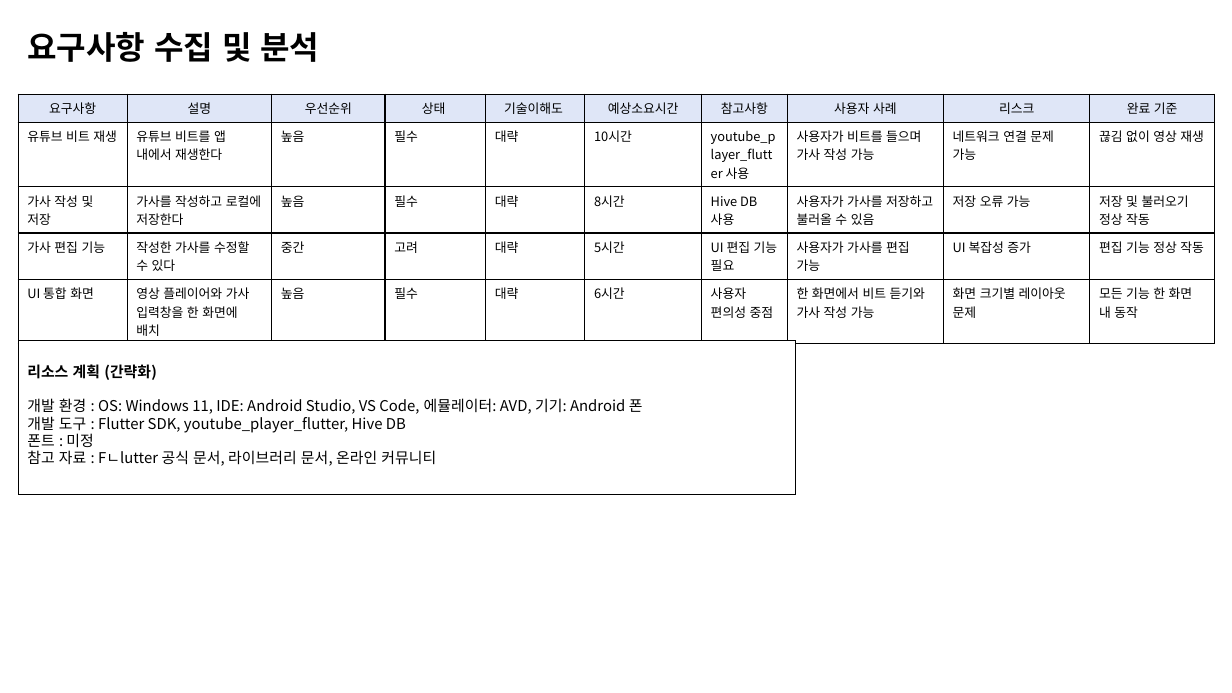
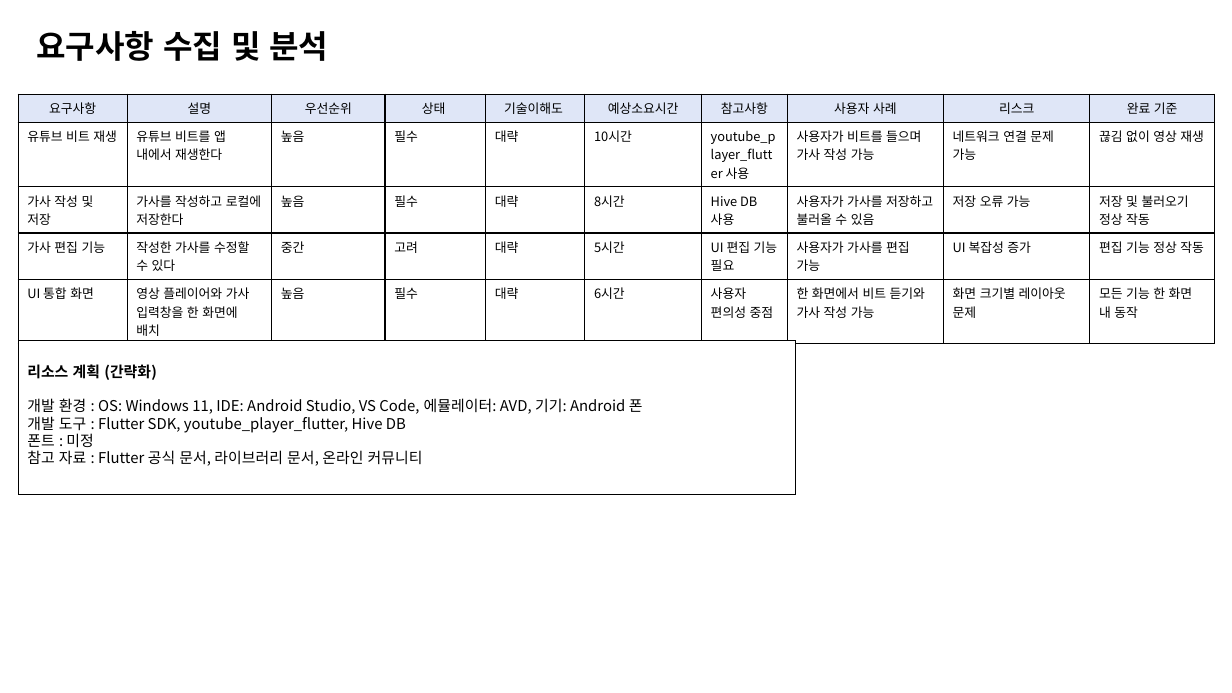
Before and after one commit to SonYoungJun08/AppProject, a slide deck: slide 3 of 과제9주차.pptx. Drawn at 1232x693 pixels with LibreOffice and Linux fonts; fonts in the diff are those of the drawing. Boxes give left, top, right and bottom in pixels: in the first picture for what was removed or moved away, otherwise in the second. Text is boxed around its words. In the diff, an @@ line names an element or a change of style, - is before the commit and + after.

Commit message:
9주차-프로젝트 계획서
과제/9주차.ppt

```diff
--- a/과제9주차.pptx
+++ b/과제9주차.pptx
@@ title "요구사항 수집 및 분석": place and size @@
-title "요구사항 수집 및 분석" at <box>27,32,319,62</box>
+title "요구사항 수집 및 분석" at <box>36,31,328,61</box>
@@ text in rectangle at <box>27,450,423,466</box>: text changed @@
-참고 자료 : Fㄴlutter 공식 문서, 라이브러리 문서, 온라인 커뮤니티
+참고 자료 : Flutter 공식 문서, 라이브러리 문서, 온라인 커뮤니티
```
